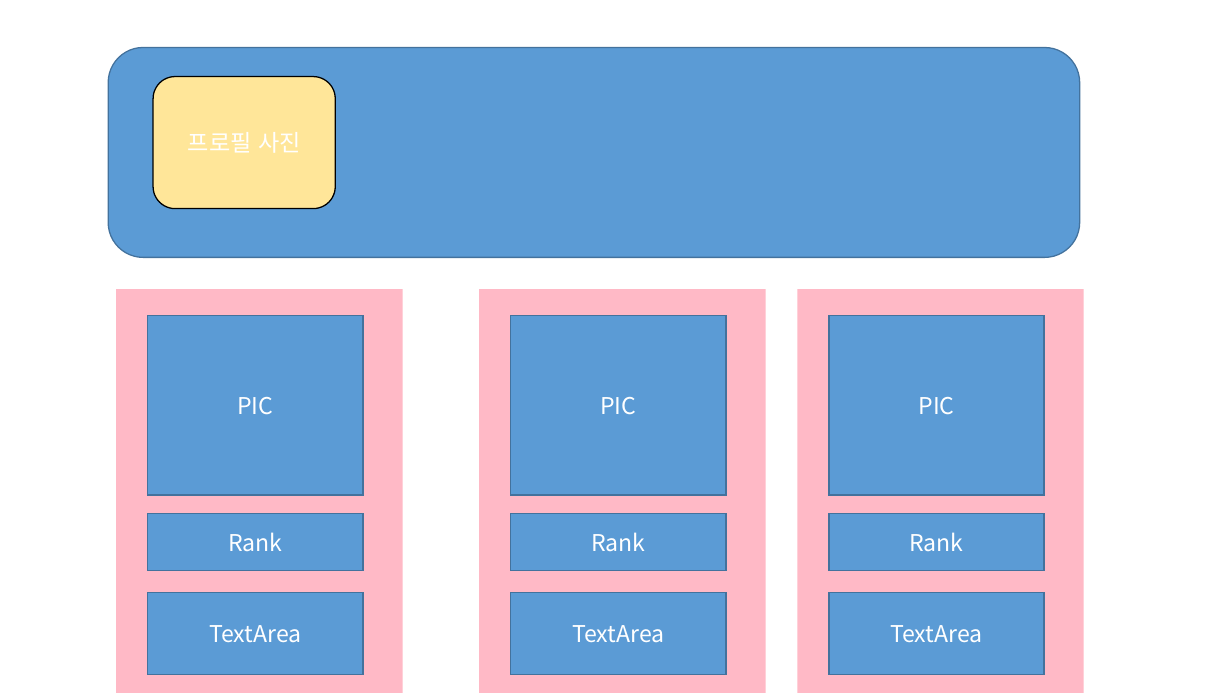
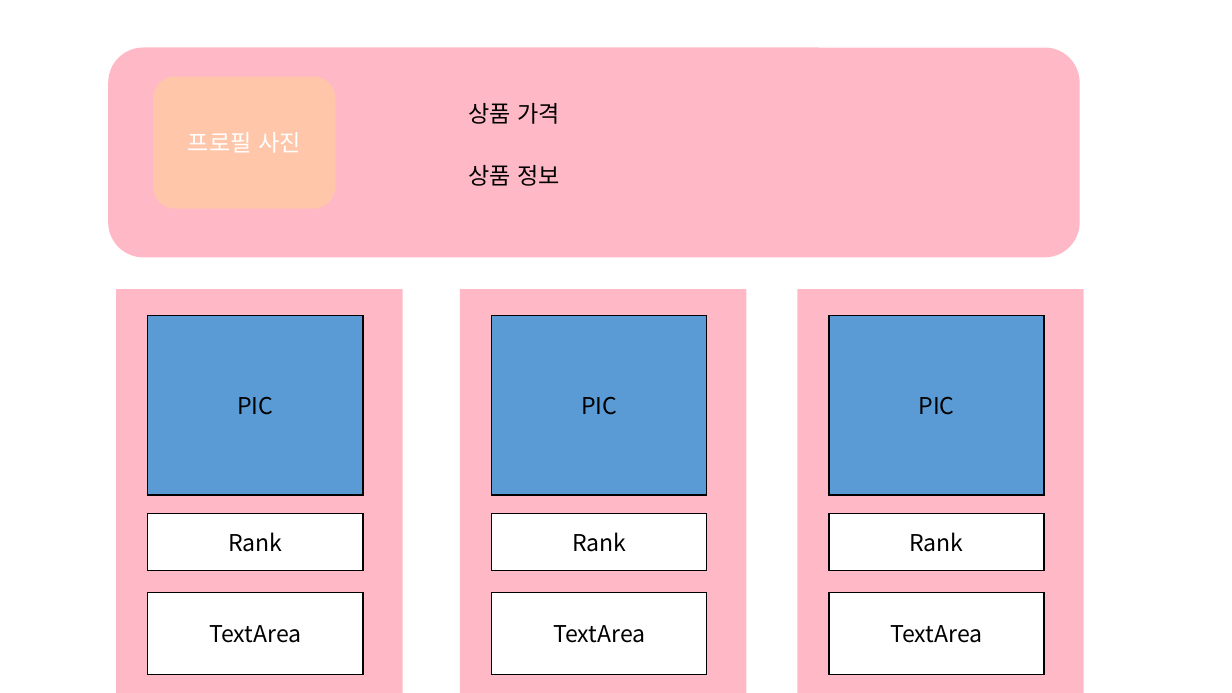
Before and after one commit to lectykim/sreview, a slide deck: slide 12 of hi/view powerpoint.pptx. Drawn at 1232x693 pixels with LibreOffice and Linux fonts; fonts in the diff are those of the drawing. Boxes give left, top, right and bottom in pixels: in the first picture for what was removed or moved away, otherwise in the second. Text is boxed around its words. In the diff, an @@ line names an element or a change of style, - is before the commit and + after.

Commit message:
change color

```diff
--- a/hi/view powerpoint.pptx
+++ b/hi/view powerpoint.pptx
@@ rounded rectangle at [108, 47, 1080, 257]: fill #5B9BD5 to #FFB9C6; outline #43739E 1 pt to none @@
@@ rounded rectangle "프로필 사진" at [153, 77, 335, 209]: fill #FFE699 to #FFC6AA; outline #000000 1 pt to none @@
@@ text added at [469, 103, 561, 124], 18 pt, text #000000 @@
+상품 가격
@@ text in rounded rectangle at [188, 132, 301, 153]: text added @@
+프로필 사진
@@ text added at [469, 165, 561, 186], 18 pt, text #000000 @@
+상품 정보
@@ 4 rectangles: place and size @@
-4 rectangles at [480, 289, 766, 693]
+4 rectangles at [460, 289, 747, 693]
@@ text colour #FFFFFF to #000000; outline #43739E 1 pt to #000000 1 pt in 3 elements at [148, 315, 363, 494], [829, 315, 1044, 494], [492, 315, 707, 494] @@
@@ text colour #FFFFFF to #000000; fill #5B9BD5 to #FFFFFF; outline #43739E 1 pt to #000000 1 pt in 6 elements at [148, 514, 363, 570], [148, 592, 363, 675], [829, 514, 1044, 570], [829, 592, 1044, 675], [492, 514, 707, 570], [492, 592, 707, 675] @@
```
Also in this commit, not shown: 15 other slides changed.
